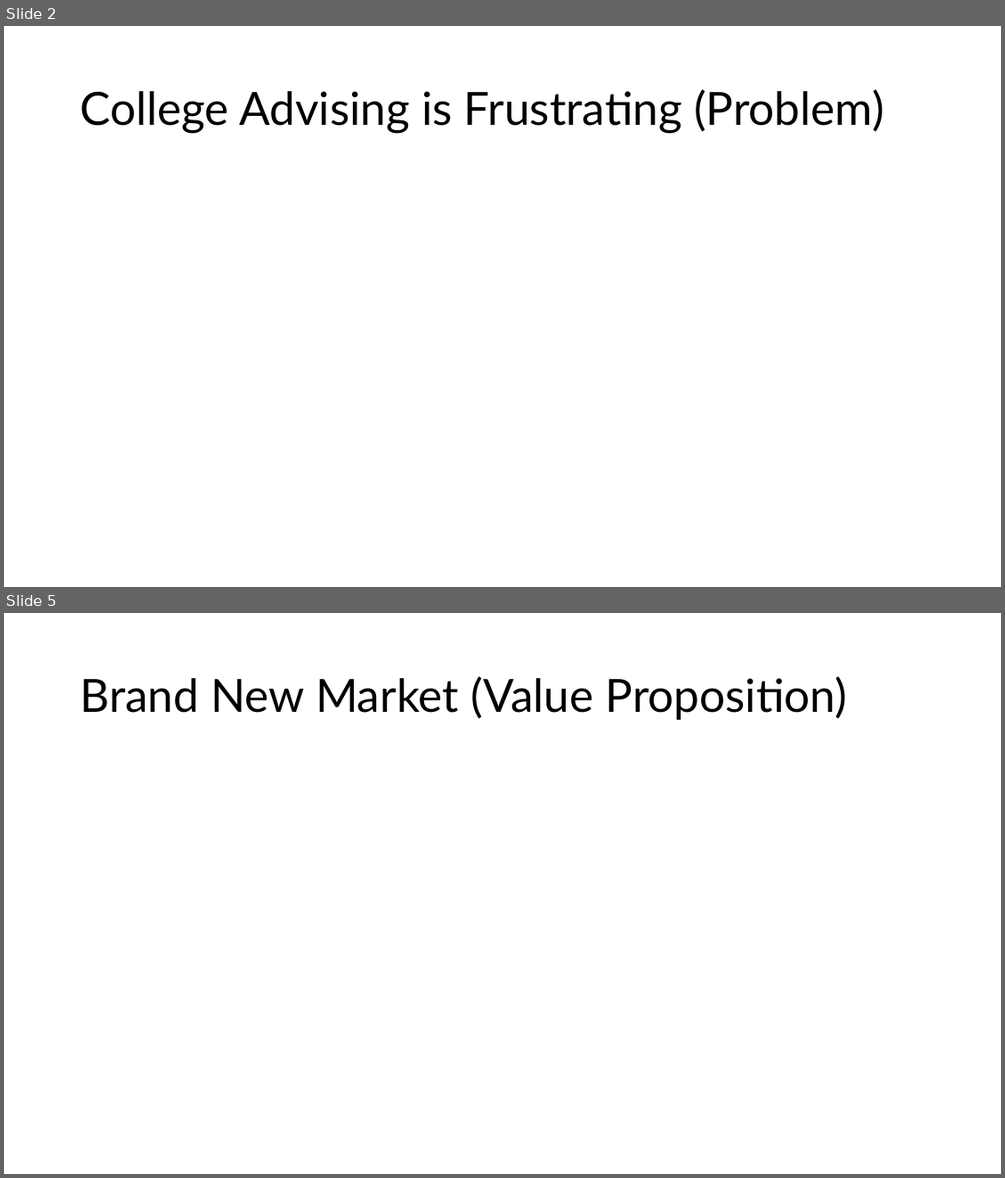
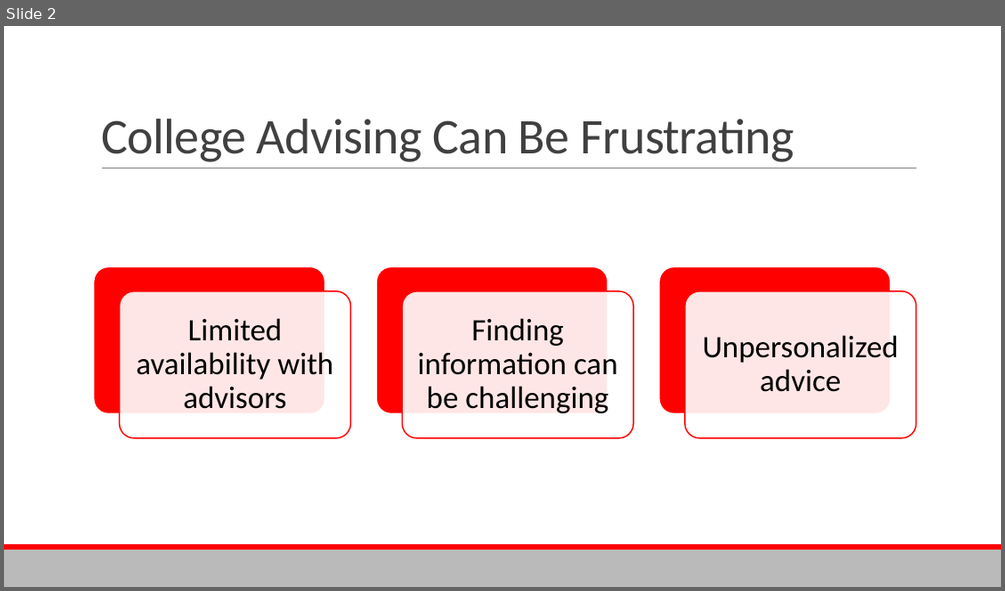
Before and after one commit to Aaryush1/Univise, a slide deck: Pitch_Deck.pptx. Shown one above the other, each under a label of ours: slides 2 and 5 before the commit, slide 2 after it; the slides between them are not shown. The pictures are 1005x1178 and 1005x591 pixels, drawn with LibreOffice and Linux fonts; fonts in the diff are those of the drawing. Boxes give left, top, right and bottom in pixels: in the first picture for what was removed or moved away, otherwise in the second. Text is boxed around its words. In the diff, an @@ line names an element or a change of style, - is before the commit and + after.

Commit message:
Added brand assets

```diff
--- a/Pitch_Deck.pptx
+++ b/Pitch_Deck.pptx
@@ slide 5 removed at [4,613,1001,1174], background #FFFFFF @@
@@ title removed at [80,676,848,720] @@
-Brand New Market (Value Proposition)
@@ slide 2 changed as well @@
@@ title "College Advising Can Be Frustrating" at [101,119,794,162]: vertical alignment middle to bottom @@
@@ title at [101,119,794,162]: text changed; size 44 to 48 pt; font Lato to Calibri; text colour #000000 to #404040 @@
-College Advising is Frustrating (Problem)
+College Advising Can Be Frustrating
@@ line added from (102, 168) to (917, 168), #808080 0.5 pt @@
@@ group added at [94,267,916,438]: 6 rounded rectangles, 3 texts @@
+Limited availability with advisors
+Finding information can be challenging
+Unpersonalized advice
@@ rectangle added at [4,549,1001,587], fill #BABABA @@
@@ rectangle added at [4,544,1001,549], fill #FF0000 @@
```
Also in this commit, not shown: 4 other slides changed, 4 slides added, 3 other slides removed, 8 other files.
